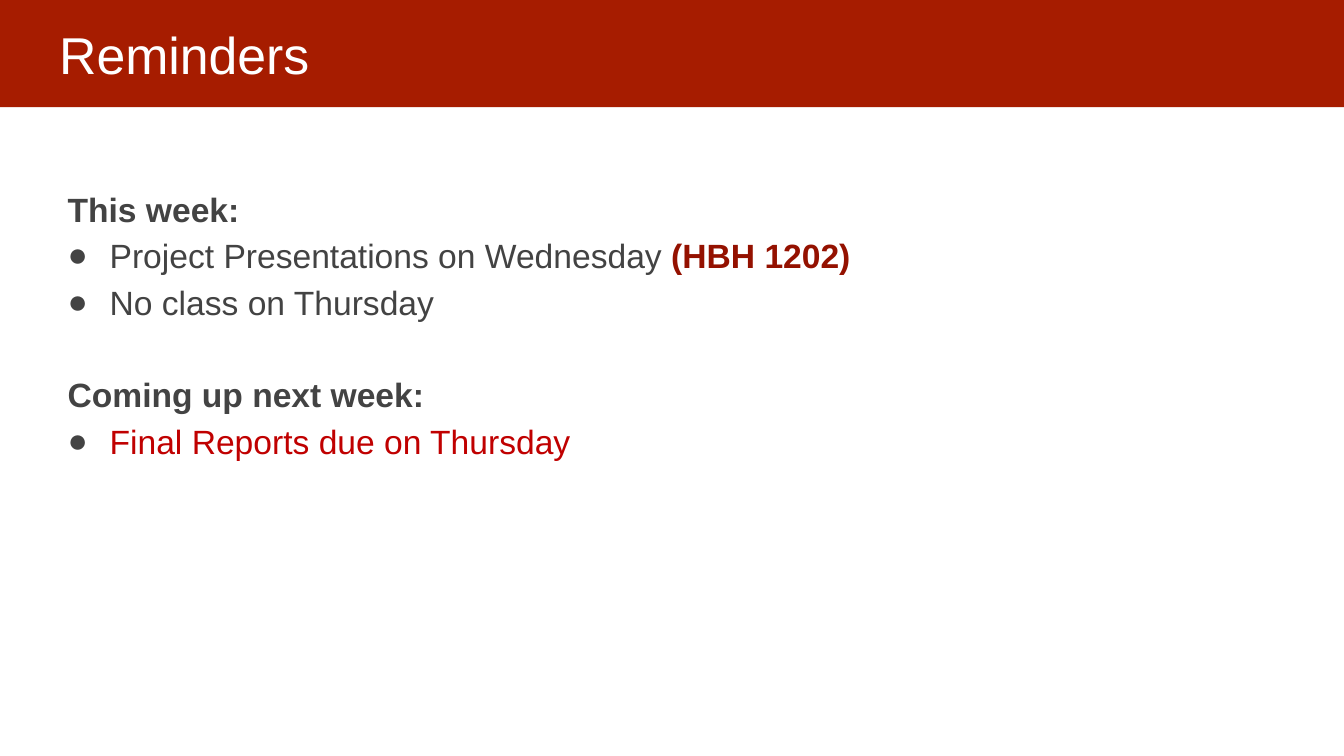
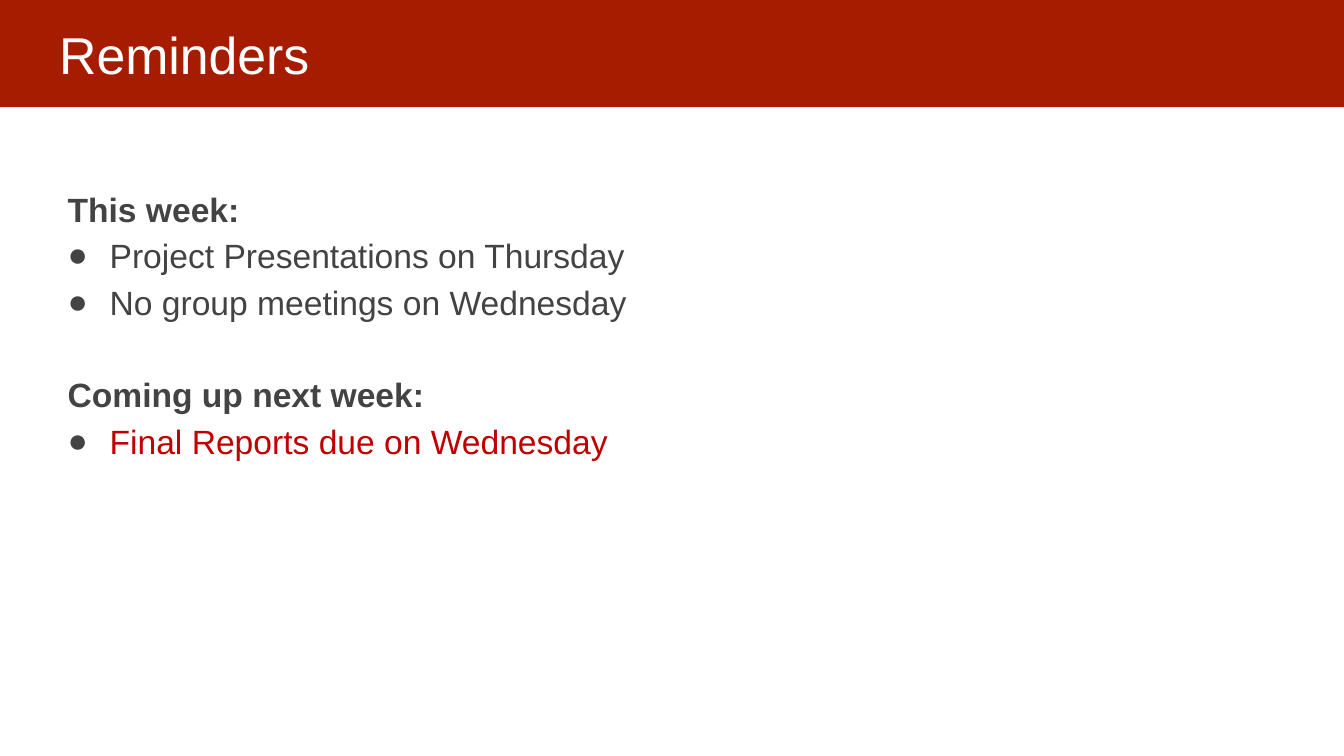
Before and after one commit to dssg/mlforpublicpolicylab, a slide deck: slide 2 of Lectures/21-causal-inference.pptx. Drawn at 1344x756 pixels with LibreOffice and Linux fonts; fonts in the diff are those of the drawing. Boxes give left, top, right and bottom in pixels: in the first picture for what was removed or moved away, otherwise in the second. Text is boxed around its words. In the diff, an @@ line names an element or a change of style, - is before the commit and + after.

```diff
--- a/Lectures/21-causal-inference.pptx
+++ b/Lectures/21-causal-inference.pptx
@@ text at (110, 243, 627, 322): text changed @@
-● Project Presentations on Wednesday (HBH 1202)
-● No class on Thursday
+● Project Presentations on Thursday
+● No group meetings on Wednesday
@@ text at (110, 429, 608, 461): text changed @@
-● Final Reports due on Thursday
+● Final Reports due on Wednesday
```
Also in this commit, not shown: 2 other slides changed.
